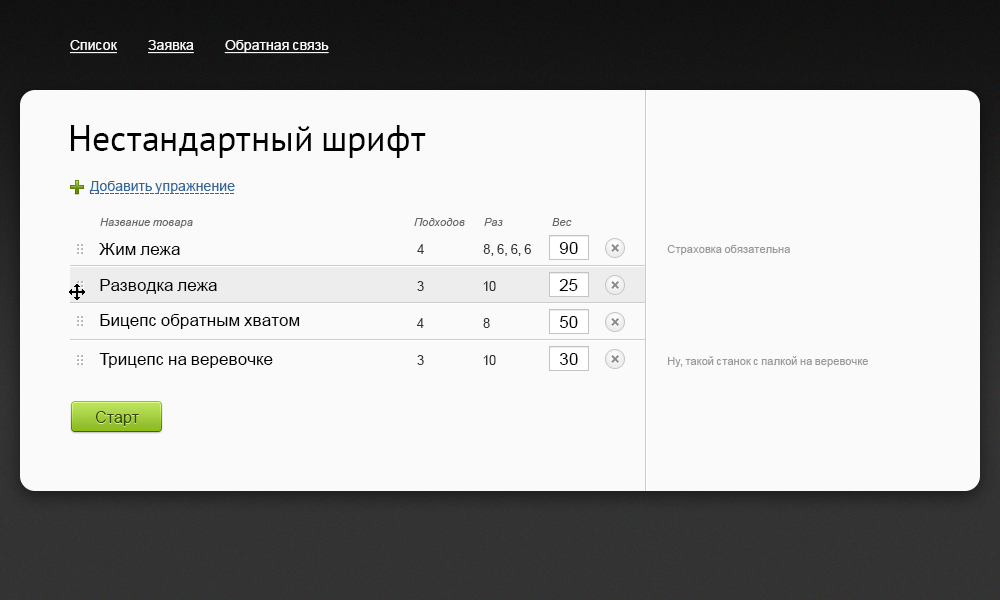
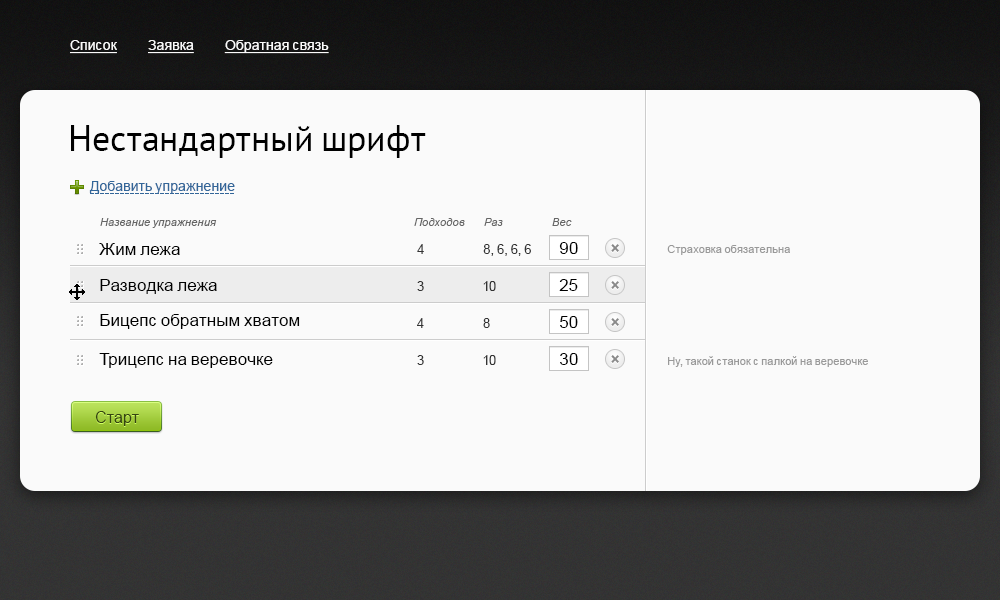
The second 1000×600 image is a revision of the first. Changes to its layers:
renamed "Название товара" to "Название упражнения", painted on it over bbox(152, 220, 217, 228)
